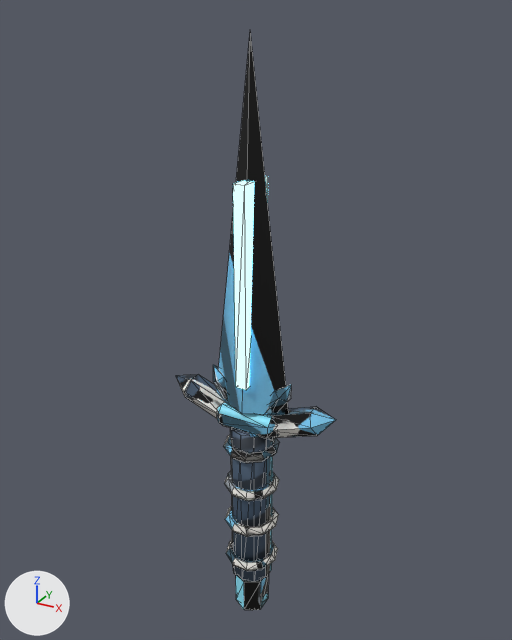
The FBX model Blender_Exports/Weapons/Dagger/04_tundra_dagger.fbx: old version first, new version second.
One viewpoint serves both versions: a 50 mm lens placed at (0.272, -0.486, 0.432), pointed at (-0.005, 0.018, 0.18). The lights are fixed; the arrows at lower left show +X, +Y and +Z. The first picture is the older version. Mesh edges are drawn as thin lines.

Objects in the first picture: 'Weapon'.
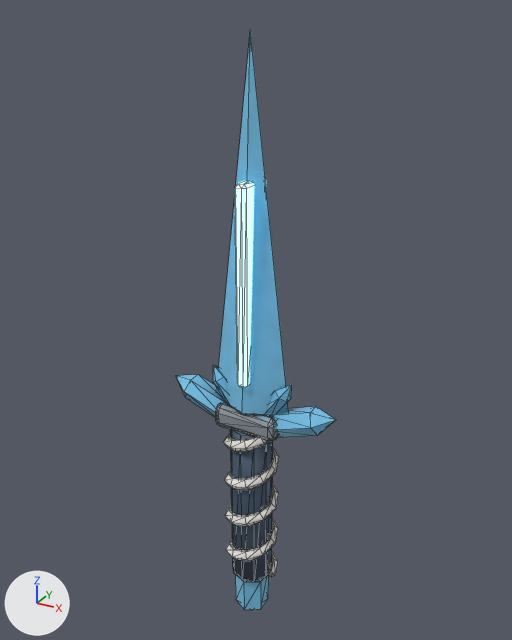
Diff of the bpy script that builds the scene:
```diff
--- a/Blender_Exports/Weapons/Dagger/04_tundra_dagger.fbx.py
+++ b/Blender_Exports/Weapons/Dagger/04_tundra_dagger.fbx.py
@@ me_weapon @@
 # used by ob_weapon; location = (0.0, 0.0, 0.0)
-me_weapon.from_pydata(...)  # 322 vertices, 628 faces; spans x -0.082..0.082, y -0.025..0.025, z -0.141..0.419
+me_weapon.from_pydata(...)  # 405 vertices, 810 faces; spans x -0.082..0.082, y -0.025..0.025, z -0.141..0.419
+# me_weapon part 1: the loose piece of 8 vertices spanning x -0.005..0.005, y -0.019..0.019, z 0.131..0.309 is rebuilt with 24 vertices and now spans x -0.005..0.005, y -0.019..0.019, z 0.131..0.309
+# me_weapon part 2: 196 vertices removed from x -0.022..0.026, y -0.025..0.025, z -0.068..0.068; 263 vertices added at x -0.03..0.03, y -0.025..0.025, z -0.089..0.102
+# me_weapon part 3: 165 kept faces spanning x -0.082..0.082, y -0.02..0.02, z -0.141..0.419 get new texture (UV) coordinates
 me_weapon.materials.append(mat_tundra_dagger_main)
```

Location of each change, [x1, y1, x2, y2] in pixels of the pictures (512 x 640 px; the box of a moved part takes in the faces that stretch with it):
part 1 of me_weapon, rebuilt (11% narrower): before [233, 176, 268, 390]; after [235, 179, 266, 388]
part 2 of me_weapon, moved or reshaped: before [223, 433, 280, 571]; after [216, 403, 279, 582]
part 3 of me_weapon, surface changed: [176, 30, 336, 610] in both
